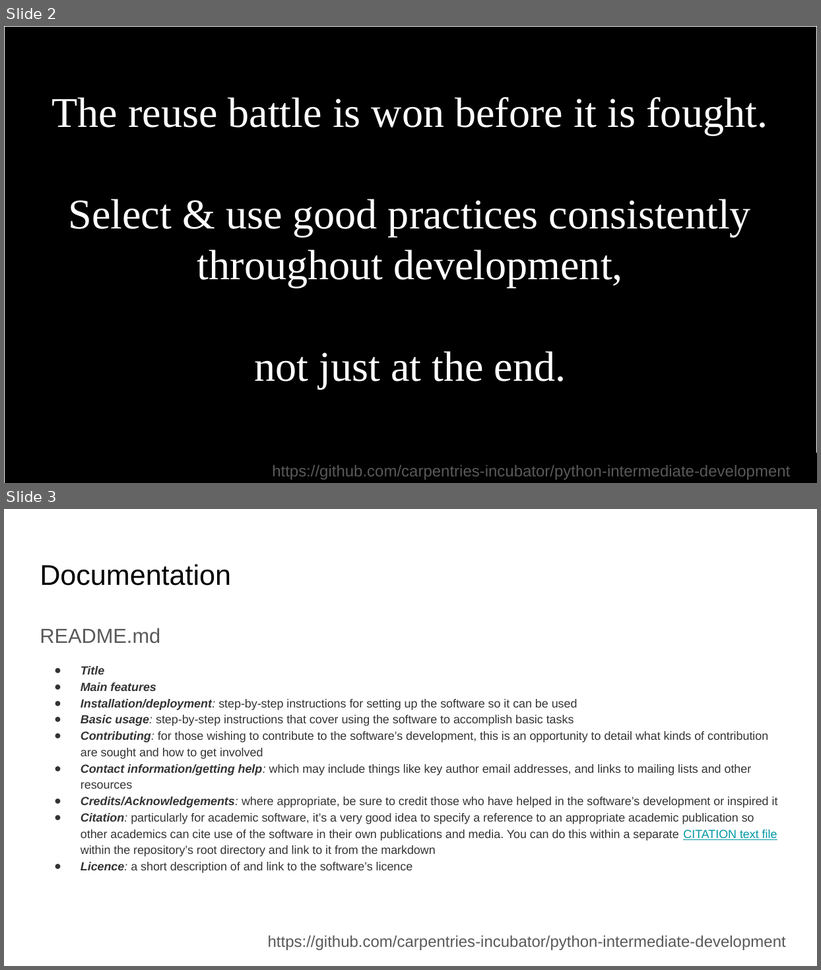
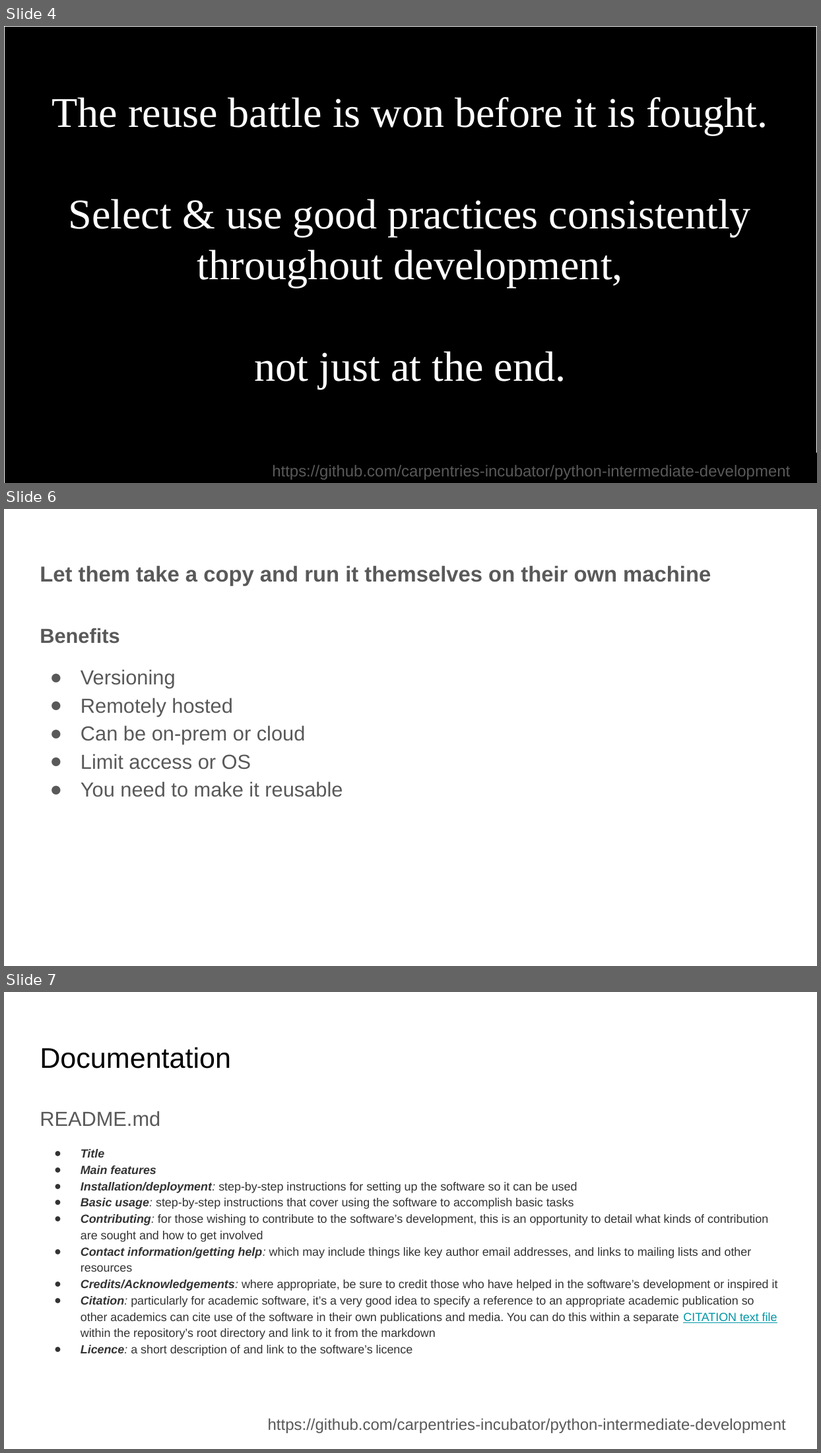
Before and after one commit to RSE-NI/qub-eeecs-python, a slide deck: 13_Allowing others to run your code.pptx. Shown one above the other, each under a label of ours: slides 2 and 3 before the commit, slides 4, 6 and 7 after it; the slides between them are not shown. The pictures are 821x970 and 821x1453 pixels, drawn with LibreOffice and Linux fonts; fonts in the diff are those of the drawing. Boxes give left, top, right and bottom in pixels: in the first picture for what was removed or moved away, otherwise in the second. Text is boxed around its words. In the diff, an @@ line names an element or a change of style, - is before the commit and + after.

```diff
--- a/13_Allowing others to run your code.pptx
+++ b/13_Allowing others to run your code.pptx
@@ slide 6 added at box(4, 509, 817, 966), background #FFFFFF @@
@@ title added at box(40, 566, 711, 586), 19.2 pt, text #595959, bold @@
+Let them take a copy and run it themselves on their own machine
@@ text added at box(40, 628, 343, 797), 18 pt, text #595959 @@
+Benefits
+● Versioning
+● Remotely hosted
+● Can be on-prem or cloud
+● Limit access or OS
+● You need to make it reusable
@@ what was slide 2 is now slide 4 @@
@@ what was slide 3 is now slide 7 @@
```
Also in this commit, not shown: 7 other slides added, 6 other files.
